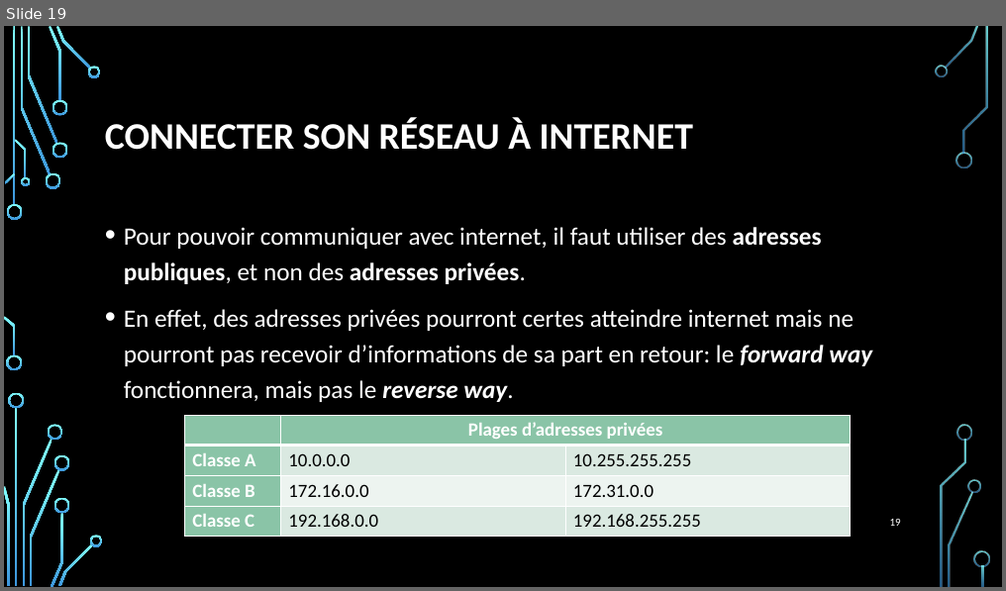
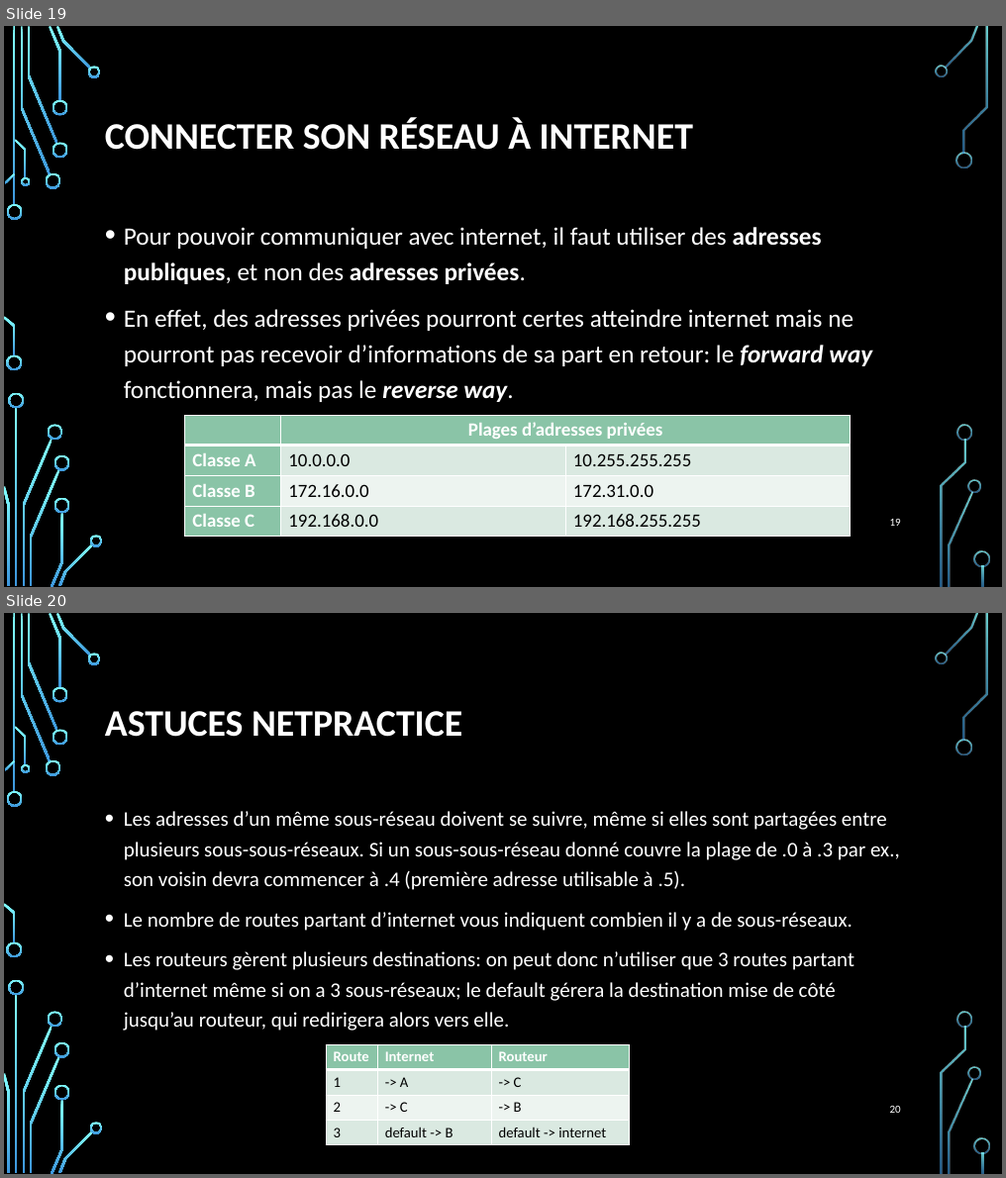
Before and after one commit to Jayleeva/42netpractice, a slide deck: Adressage ip.pptx. Shown one above the other, each under a label of ours: slide 19 before the commit, slides 19 and 20 after it. The pictures are 1006x591 and 1006x1178 pixels, drawn with LibreOffice and Linux fonts; fonts in the diff are those of the drawing; background and template pictures are left out. Boxes give left, top, right and bottom in pixels: in the first picture for what was removed or moved away, otherwise in the second. Text is boxed around its words. In the diff, an @@ line names an element or a change of style, - is before the commit and + after.

```diff
--- a/Adressage ip.pptx
+++ b/Adressage ip.pptx
@@ slide 20 added at (x1=4, y1=613, x2=1002, y2=1174), background picture (left out); not listed: 36 template elements that a slide beside it also shows @@
@@ title added at (x1=105, y1=711, x2=462, y2=737), 36 pt, text #FFFFFF, bold @@
+ASTUCES NETPRACTICE
@@ text added at (x1=124, y1=811, x2=900, y2=1031), 20 pt, text #FFFFFF @@
+• Les adresses d’un même sous-réseau doivent se suivre, même si elles sont partagées entre plusieurs sous-sous-réseaux. Si un sous-sous-réseau donné couvre la plage de .0 à .3 par ex., son voisin devra commencer à .4 (première adresse utilisable à .5).
+• Le nombre de routes partant d’internet vous indiquent combien il y a de sous-réseaux.
+• Les routeurs gèrent plusieurs destinations: on peut donc n’utiliser que 3 routes partant d’internet même si on a 3 sous-réseaux; le default gérera la destination mise de côté jusqu’au routeur, qui redirigera alors vers elle.
@@ table added at (x1=326, y1=1045, x2=629, y2=1145), 4 rows, 3 columns @@
+Route | Internet | Routeur
+1 | -> A | -> C
+2 | -> C | -> B
+3 | default -> B | default -> internet
@@ page number added at (x1=890, y1=1106, x2=901, y2=1113), 10.5 pt, text #FFFFFF @@
+20
```
Also in this commit, not shown: 4 slides changed.
